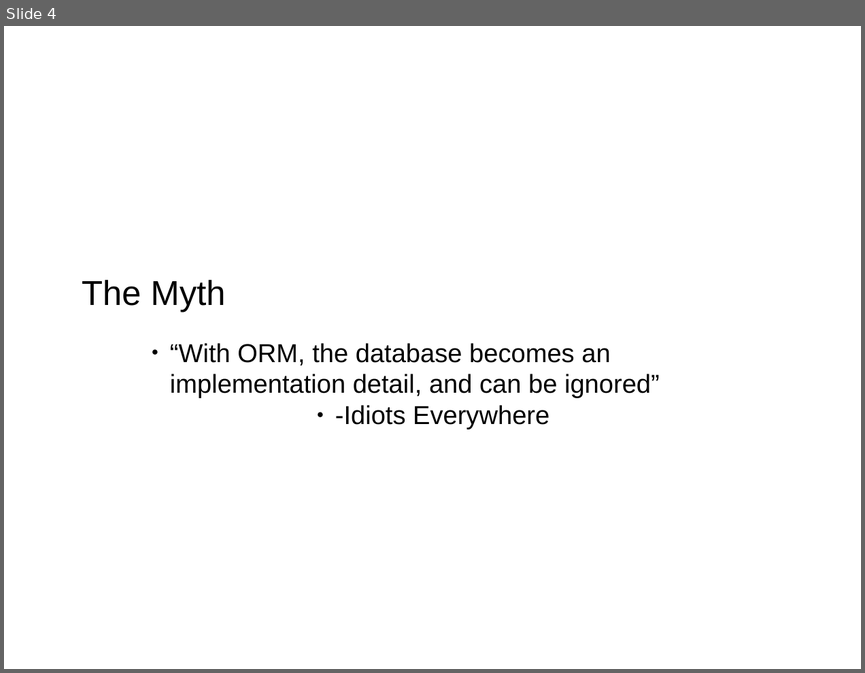
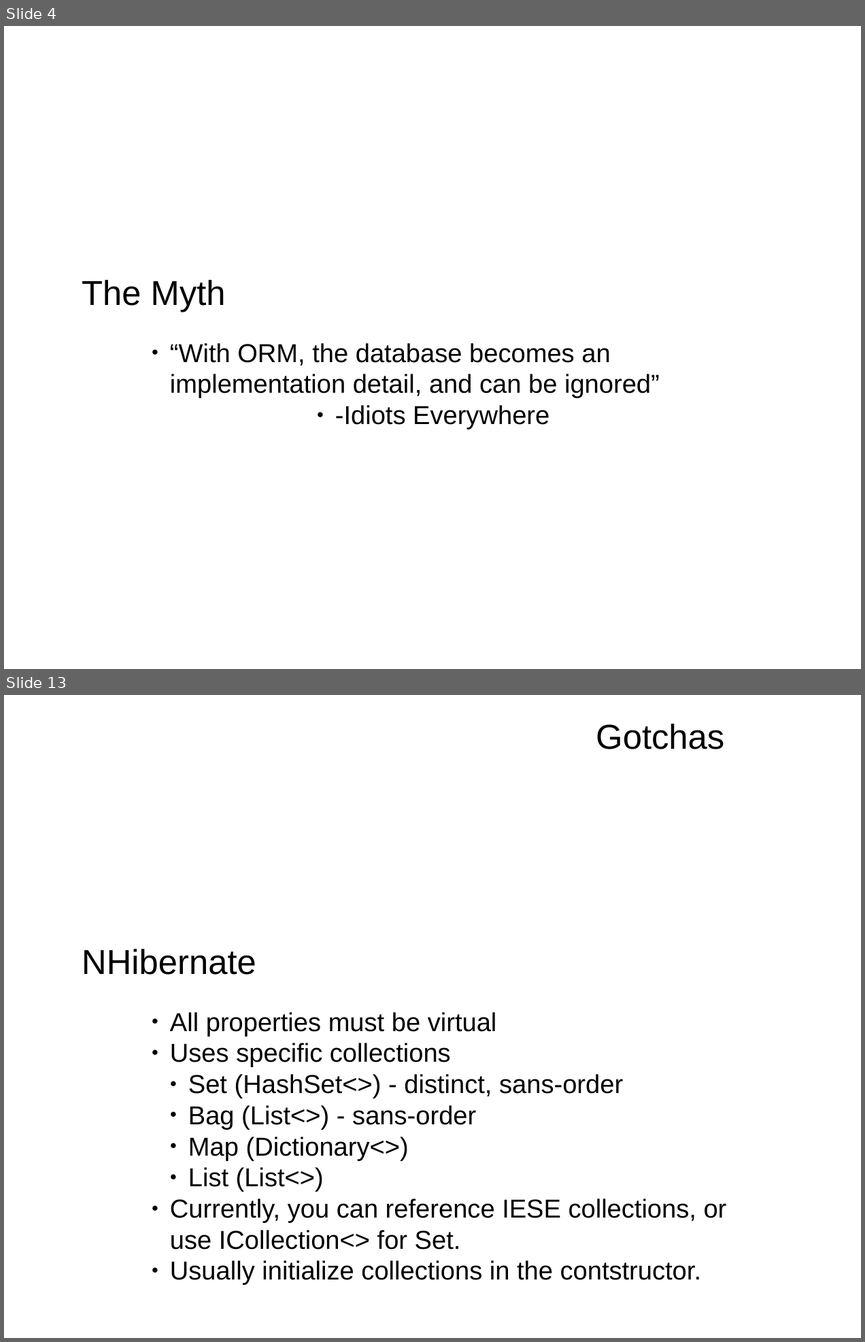
Before and after one commit to mrdrbob/ef-vs-nh, a slide deck: pres/pres.odp. Shown one above the other, each under a label of ours: slide 4 before the commit, slides 4 and 13 after it; the slides between them are not shown. The pictures are 865x673 and 865x1342 pixels, drawn with LibreOffice and Linux fonts; fonts in the diff are those of the drawing; background and template pictures are left out. Boxes give left, top, right and bottom in pixels: in the first picture for what was removed or moved away, otherwise in the second. Text is boxed around its words. In the diff, an @@ line names an element or a change of style, - is before the commit and + after.

```diff
--- a/pres/pres.odp
+++ b/pres/pres.odp
@@ slide 13 added at <box>4,695,861,1338</box>, background picture (left out) @@
@@ text added at <box>596,724,724,749</box>, 32 pt, text #000000 @@
+Gotchas
@@ text added at <box>82,949,256,974</box>, 32 pt, text #000000 @@
+NHibernate
@@ text added at <box>170,1012,727,1285</box>, 24 pt, text #000000 @@
+● All properties must be virtual
+● Uses specific collections
+  ● Set (HashSet<>) - distinct, sans-order
+  ● Bag (List<>) - sans-order
+  ● Map (Dictionary<>)
+  ● List (List<>)
+● Currently, you can reference IESE collections, or use ICollection<> for Set.
+● Usually initialize collections in the contstructor.
```
Also in this commit, not shown: 2 slides changed, 26 other slides added, 2 slides removed, 1 other file.
